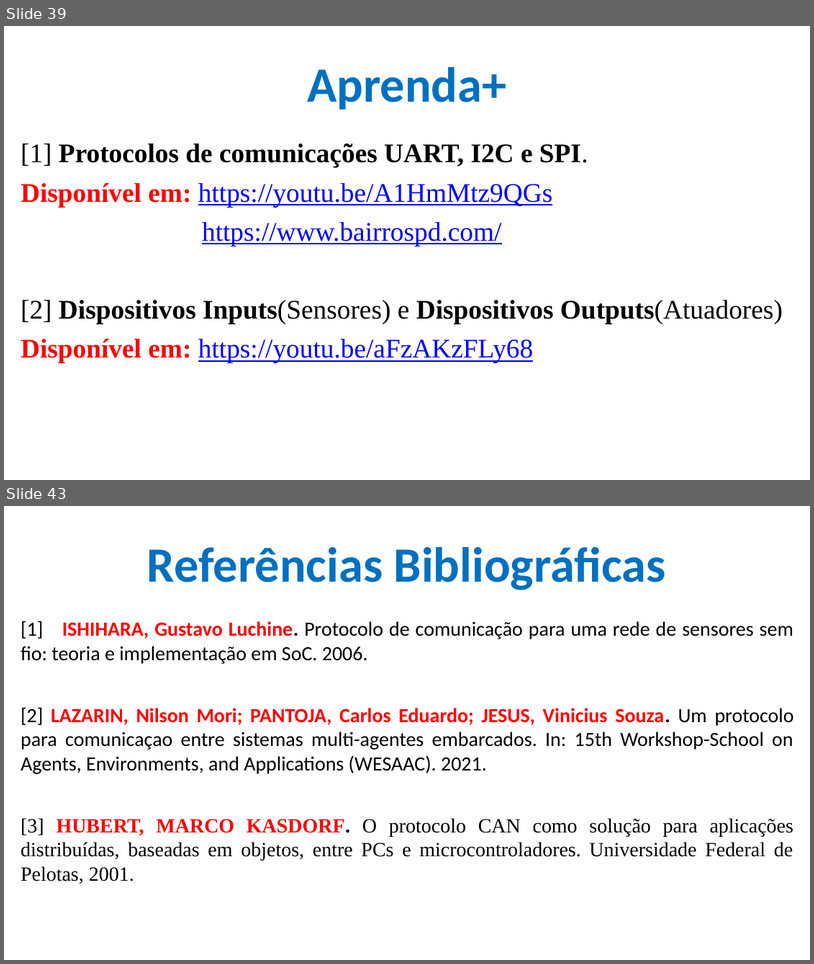
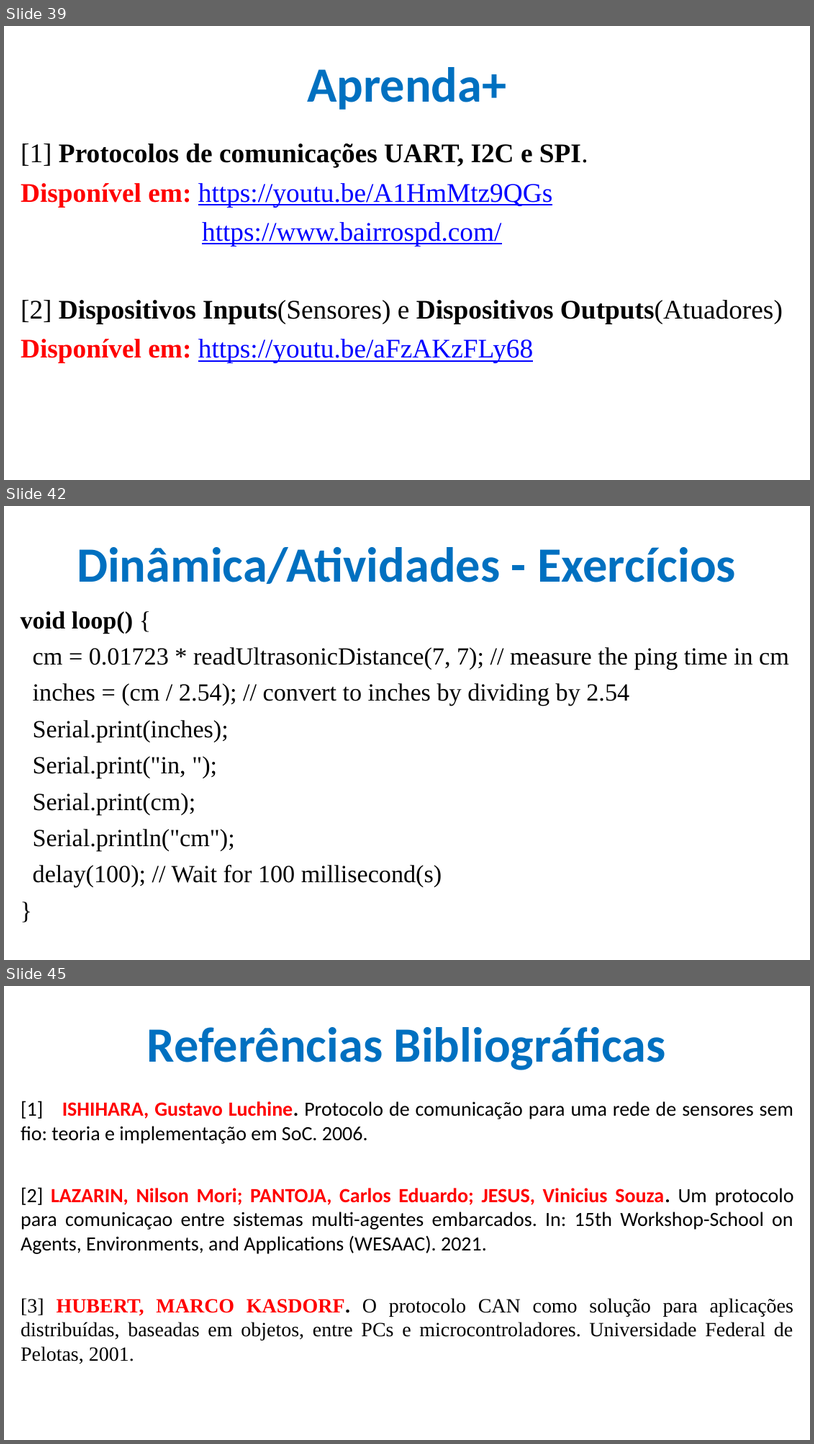
Before and after one commit to CloudEducationBrazil/WydenArea1ProgramacaoMicrocontroladores, a slide deck: 01 Classes/Aula 07 - Programação Microcontroladores - Periféricos Externos- Protocolos Sensores e Atuadores.pptx. Shown one above the other, each under a label of ours: slides 39 and 43 before the commit, slides 39, 42 and 45 after it; the slides between them are not shown. The pictures are 814x964 and 814x1444 pixels, drawn with LibreOffice and Linux fonts; fonts in the diff are those of the drawing; background and template pictures are left out. Boxes give left, top, right and bottom in pixels: in the first picture for what was removed or moved away, otherwise in the second. Text is boxed around its words. In the diff, an @@ line names an element or a change of style, - is before the commit and + after.

```diff
--- a/01 Classes/Aula 07 - Programação Microcontroladores - Periféricos Externos- Protocolos Sensores e Atuadores.pptx
+++ b/01 Classes/Aula 07 - Programação Microcontroladores - Periféricos Externos- Protocolos Sensores e Atuadores.pptx
@@ slide 42 added at <box>4,506,810,960</box>, background picture (left out) @@
@@ title added at <box>77,547,736,584</box>, 44 pt, text #0070C0, bold @@
+Dinâmica/Atividades - Exercícios
@@ text added at <box>21,611,790,887</box>, 22 pt, text #000000 @@
+void loop() {
+cm = 0.01723 * readUltrasonicDistance(7, 7); // measure the ping time in cm
+inches = (cm / 2.54); // convert to inches by dividing by 2.54
+Serial.print(inches);
+Serial.print("in, ");
+Serial.print(cm);
+Serial.println("cm");
+delay(100); // Wait for 100 millisecond(s)
+}
@@ what was slide 43 is now slide 45 @@
```
Also in this commit, not shown: 3 slides changed, 1 other slide added.
